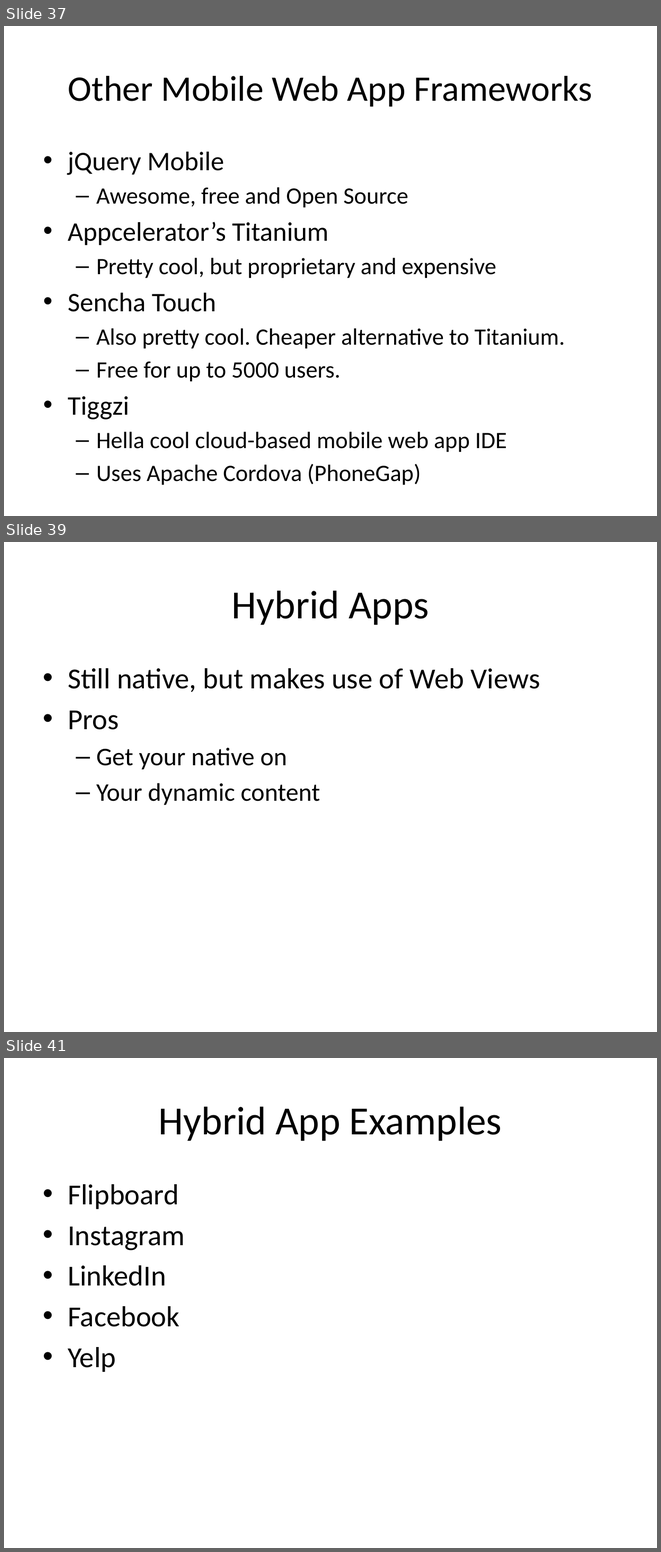
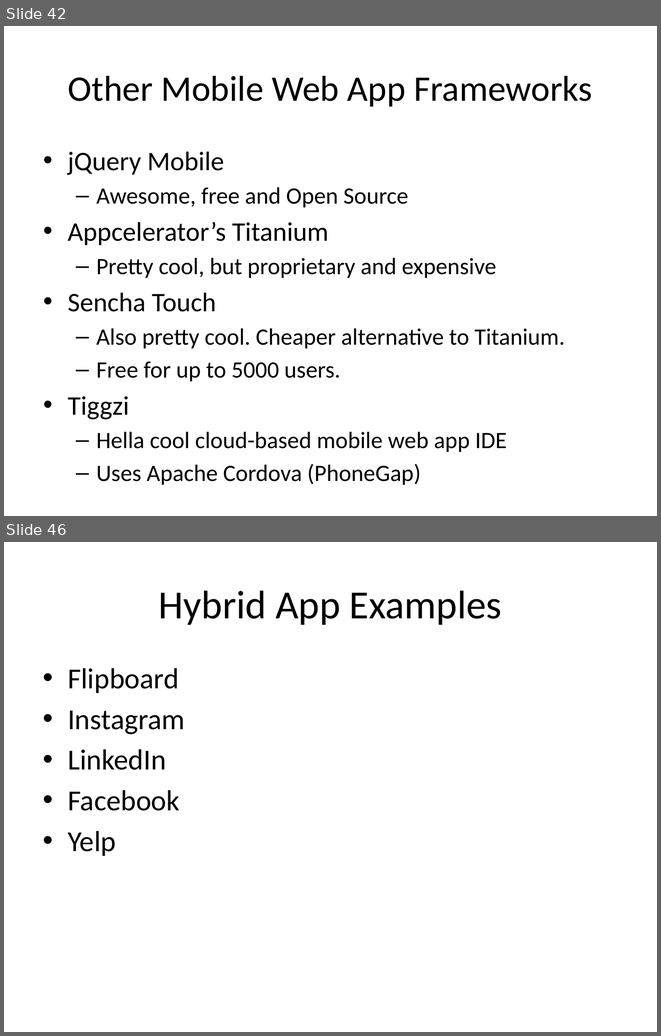
Before and after one commit to dayelostraco/SuperHappyDevDay, a slide deck: SHDD Mobile Presentation.pptx. Shown one above the other, each under a label of ours: slides 37, 39 and 41 before the commit, slides 42 and 46 after it; the slides between them are not shown. The pictures are 661x1552 and 661x1036 pixels, drawn with LibreOffice and Linux fonts; fonts in the diff are those of the drawing. Boxes give left, top, right and bottom in pixels: in the first picture for what was removed or moved away, otherwise in the second. Text is boxed around its words. In the diff, an @@ line names an element or a change of style, - is before the commit and + after.

Commit message:
updated presentation with cons for Hybrid apps

```diff
--- a/SHDD Mobile Presentation.pptx
+++ b/SHDD Mobile Presentation.pptx
@@ slide 39 removed at (4, 542, 657, 1032), background #FFFFFF @@
@@ title removed at (232, 590, 429, 625) @@
-Hybrid Apps
@@ text removed at (68, 668, 540, 805) @@
-• Still native, but makes use of Web Views
-• Pros
-  – Get your native on
-  – Your dynamic content
@@ what was slide 37 is now slide 42 @@
@@ what was slide 41 is now slide 46 @@
```
Also in this commit, not shown: 20 slides changed, 7 slides added.
